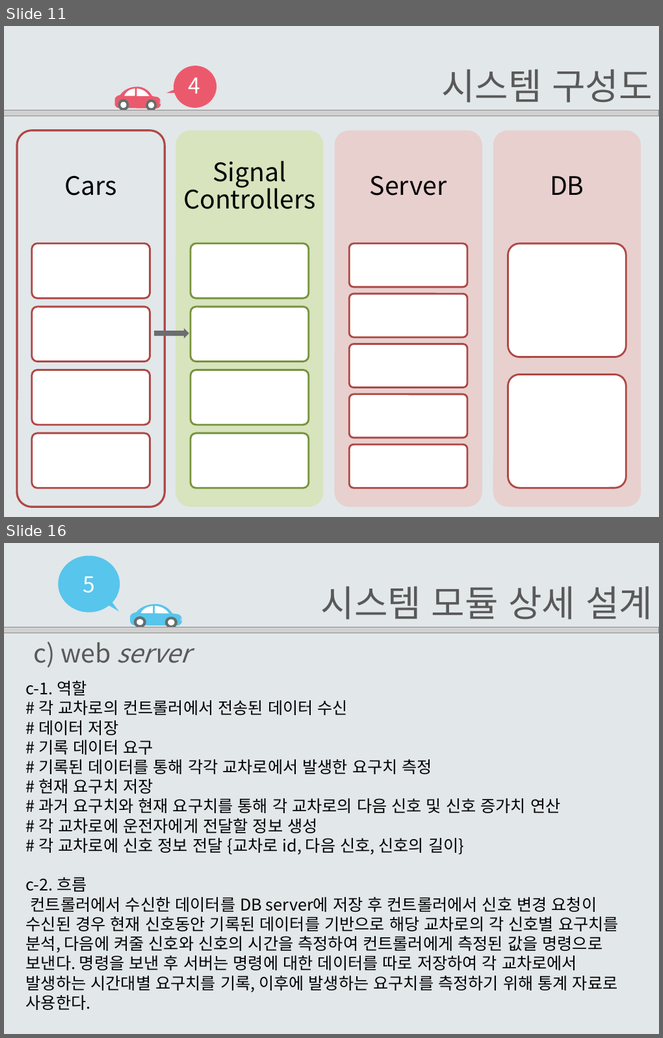
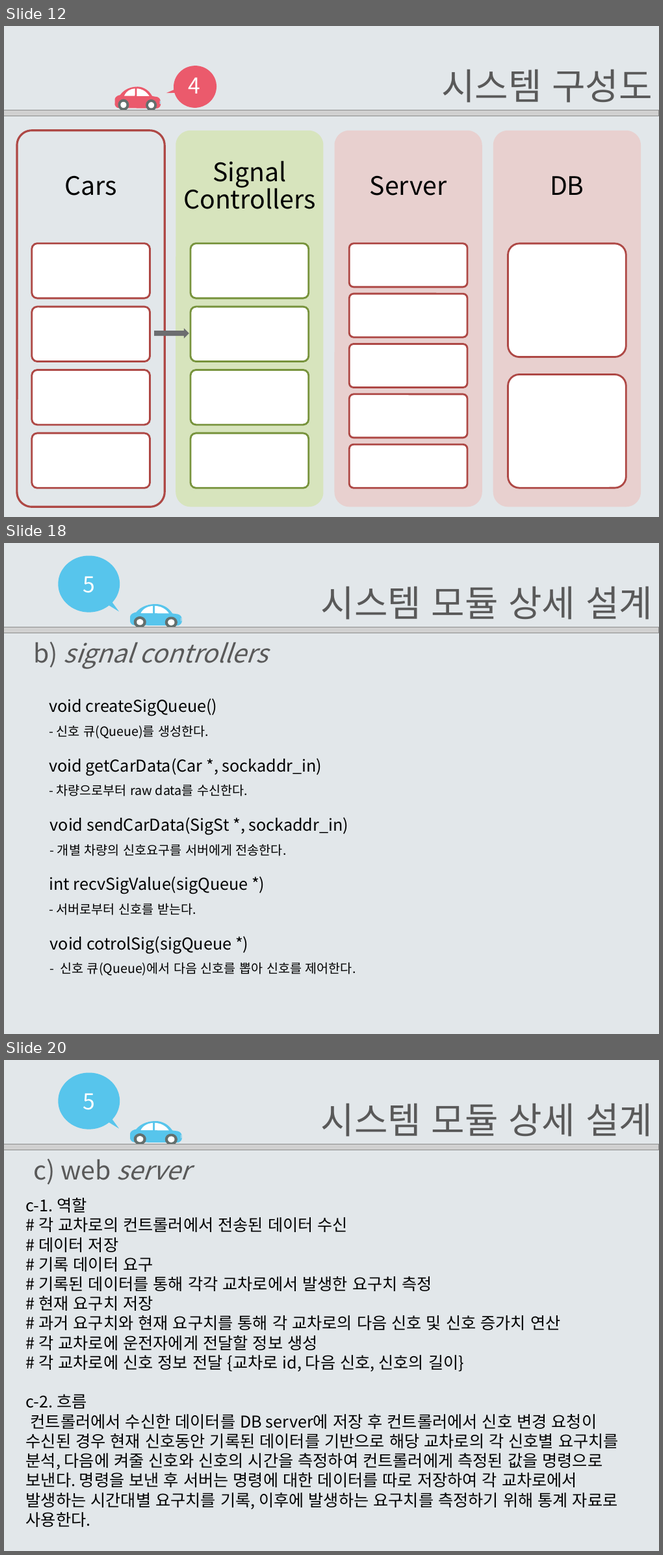
Before and after one commit to EomHeeSang/grad_proj, a slide deck: 발표자료/설계서2-14(엄희상,박주호,김태경).pptx. Shown one above the other, each under a label of ours: slides 11 and 16 before the commit, slides 12, 18 and 20 after it; the slides between them are not shown. The pictures are 663x1038 and 663x1555 pixels, drawn with LibreOffice and Linux fonts; fonts in the diff are those of the drawing; grey boxes stand for pictures. Boxes give left, top, right and bottom in pixels: in the first picture for what was removed or moved away, otherwise in the second. Text is boxed around its words. In the diff, an @@ line names an element or a change of style, - is before the commit and + after.

Commit message:
응급상황 시나리오+Car, Controller 슬라이드 추가

```diff
--- a/발표자료/설계서2-14(엄희상,박주호,김태경).pptx
+++ b/발표자료/설계서2-14(엄희상,박주호,김태경).pptx
@@ slide 18 added at (4,543,659,1034), background #E2E7EA @@
@@ group added at (59,555,182,628): 10 freeform shapes, 1 text @@
+5
@@ text added at (321,586,653,620), 40 pt, text #595959 @@
+시스템 모듈 상세 설계
@@ picture added at (4,627,659,633) @@
@@ text added at (34,642,268,669), 28 pt, text #595959, italic @@
+b) signal controllers
@@ text added at (49,698,218,739), 18 pt, text #000000 @@
+void createSigQueue()
+- 신호 큐(Queue)를 생성한다.
@@ text added at (49,758,322,797), 18 pt, text #000000 @@
+void getCarData(Car *, sockaddr_in)
+- 차량으로부터 raw data를 수신한다.
@@ text added at (50,817,349,856), 18 pt, text #000000 @@
+void sendCarData(SigSt *, sockaddr_in)
+- 개별 차량의 신호요구를 서버에게 전송한다.
@@ text added at (49,876,248,915), 18 pt, text #000000 @@
+int recvSigValue(sigQueue *)
+- 서버로부터 신호를 받는다.
@@ text added at (50,936,356,976), 14 pt, text #000000 @@
+void cotrolSig(sigQueue *)
+- 신호 큐(Queue)에서 다음 신호를 뽑아 신호를 제어한다.
@@ what was slide 11 is now slide 12 @@
@@ what was slide 16 is now slide 20 @@
```
Also in this commit, not shown: 7 slides changed, 3 other slides added, 1 other file.
